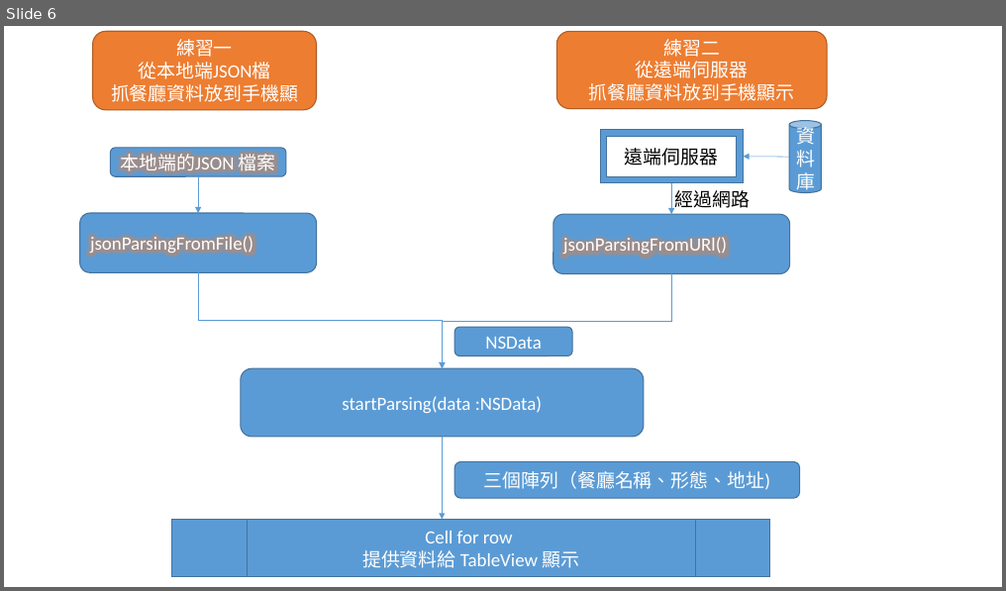
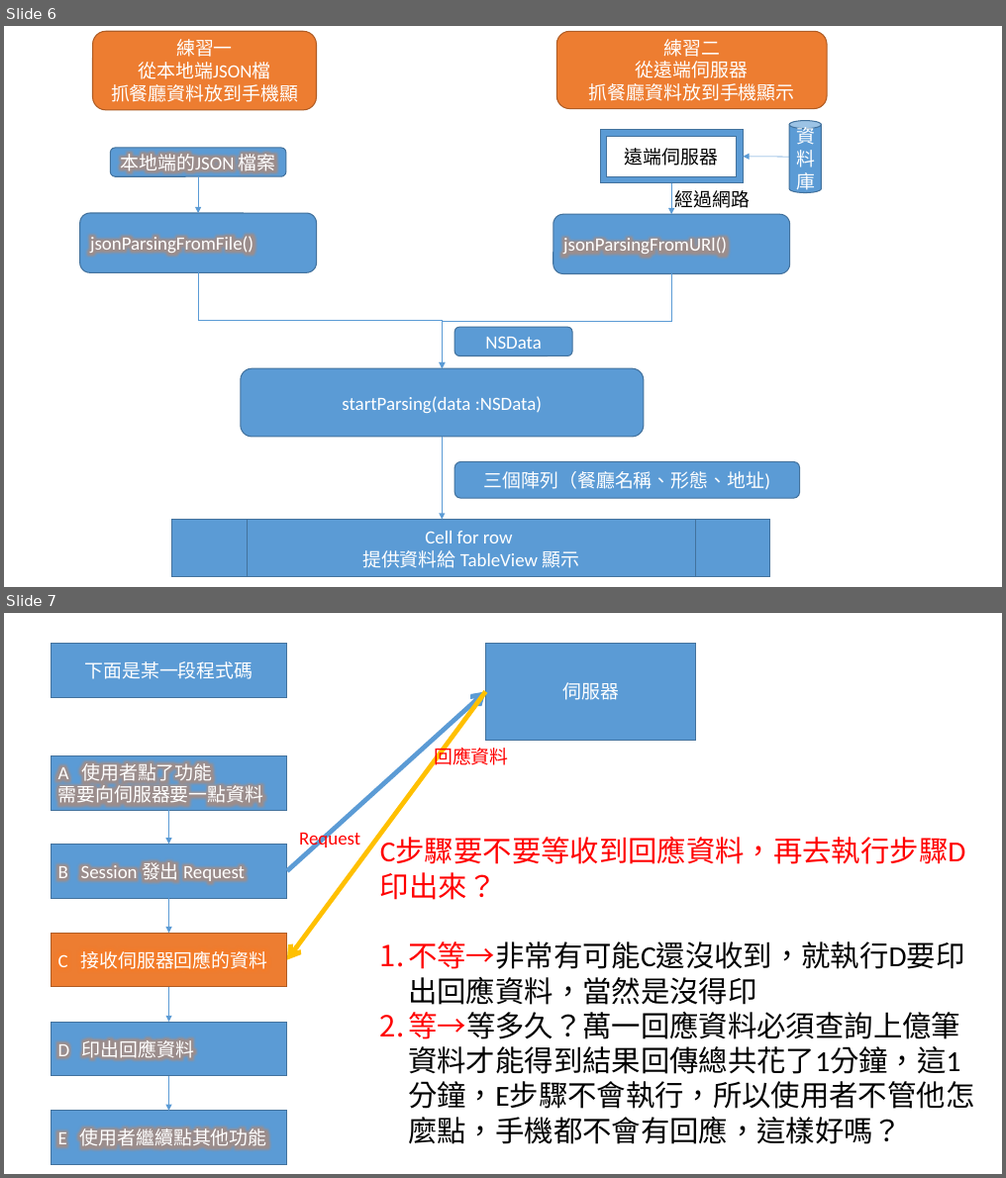
Before and after one commit to taai2021/iosdev, a slide deck: 簡報1.pptx. Shown one above the other, each under a label of ours: slide 6 before the commit, slides 6 and 7 after it. The pictures are 1006x591 and 1006x1178 pixels, drawn with LibreOffice and Linux fonts; fonts in the diff are those of the drawing. Boxes give left, top, right and bottom in pixels: in the first picture for what was removed or moved away, otherwise in the second. Text is boxed around its words. In the diff, an @@ line names an element or a change of style, - is before the commit and + after.

```diff
--- a/簡報1.pptx
+++ b/簡報1.pptx
@@ slide 7 added at box(4, 613, 1002, 1174), background #FFFFFF @@
@@ rectangle added at box(51, 644, 287, 697), fill #5B9BD5, outline #43739E 1 pt, 18 pt, text #FFFFFF @@
+下面是某一段程式碼
@@ rectangle added at box(485, 644, 696, 741), fill #5B9BD5, outline #43739E 1 pt, 18 pt, text #FFFFFF @@
+伺服器
@@ arrow added from (287, 871) to (485, 691), #5B9BD5 4.5 pt @@
@@ arrow added from (485, 691) to (287, 960), #FFC000 4.5 pt @@
@@ rectangle added at box(51, 756, 287, 810), fill #5B9BD5, outline #43739E 1 pt, 18 pt, text #FFFFFF @@
+A 使用者點了功能
+需要向伺服器要一點資料
@@ text added at box(434, 744, 509, 765), 18 pt, text #FF0000 @@
+回應資料
@@ arrow added from (168, 811) to (168, 845), #5B9BD5 0.5 pt @@
@@ rectangle added at box(51, 845, 287, 898), fill #5B9BD5, outline #43739E 1 pt, 18 pt, text #FFFFFF @@
+B Session 發出 Request
@@ text added at box(299, 830, 360, 851), 18 pt, text #FF0000 @@
+Request
@@ text added at box(380, 838, 974, 1145), 28 pt, text #000000 @@
+C步驟要不要等收到回應資料，再去執行步驟D印出來？
+1. 不等→非常有可能C還沒收到，就執行D要印出回應資料，當然是沒得印
+2. 等→等多久？萬一回應資料必須查詢上億筆資料才能得到結果回傳總共花了1分鐘，這1分鐘，E步驟不會執行，所以使用者不管他怎麼點，手機都不會有回應，這樣好嗎？
@@ arrow added from (168, 898) to (168, 934), #5B9BD5 0.5 pt @@
@@ rectangle added at box(51, 934, 287, 987), fill #ED7D31, outline #AF5C24 1 pt, 18 pt, text #FFFFFF @@
+C 接收伺服器回應的資料
@@ arrow added from (168, 987) to (168, 1022), #5B9BD5 0.5 pt @@
@@ rectangle added at box(51, 1022, 287, 1075), fill #5B9BD5, outline #43739E 1 pt, 18 pt, text #FFFFFF @@
+D 印出回應資料
@@ arrow added from (168, 1076) to (168, 1111), #5B9BD5 0.5 pt @@
@@ rectangle added at box(51, 1111, 287, 1164), fill #5B9BD5, outline #43739E 1 pt, 18 pt, text #FFFFFF @@
+E 使用者繼續點其他功能
```
Also in this commit, not shown: 1 other slide added, 16 other files.
